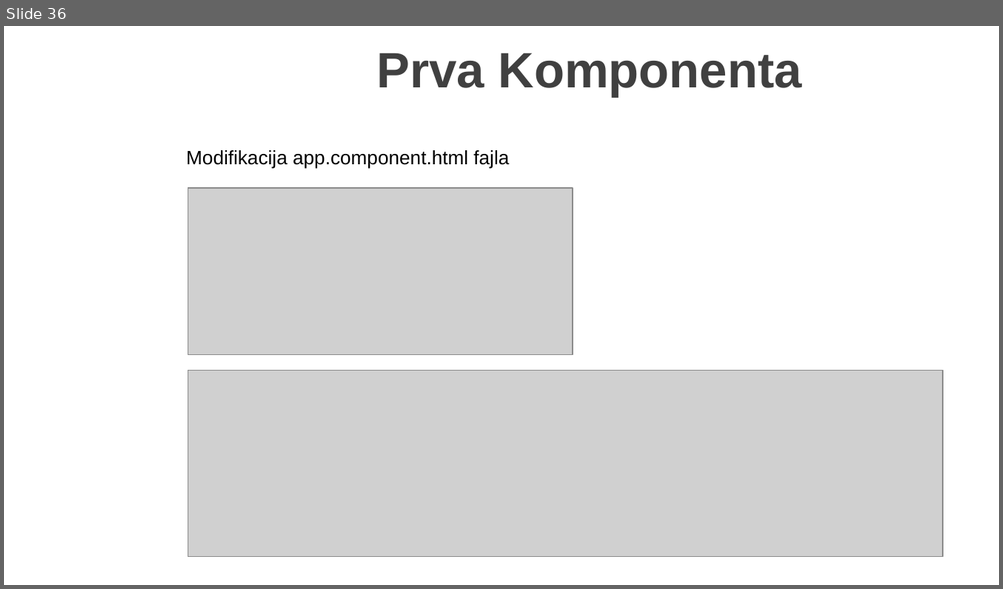
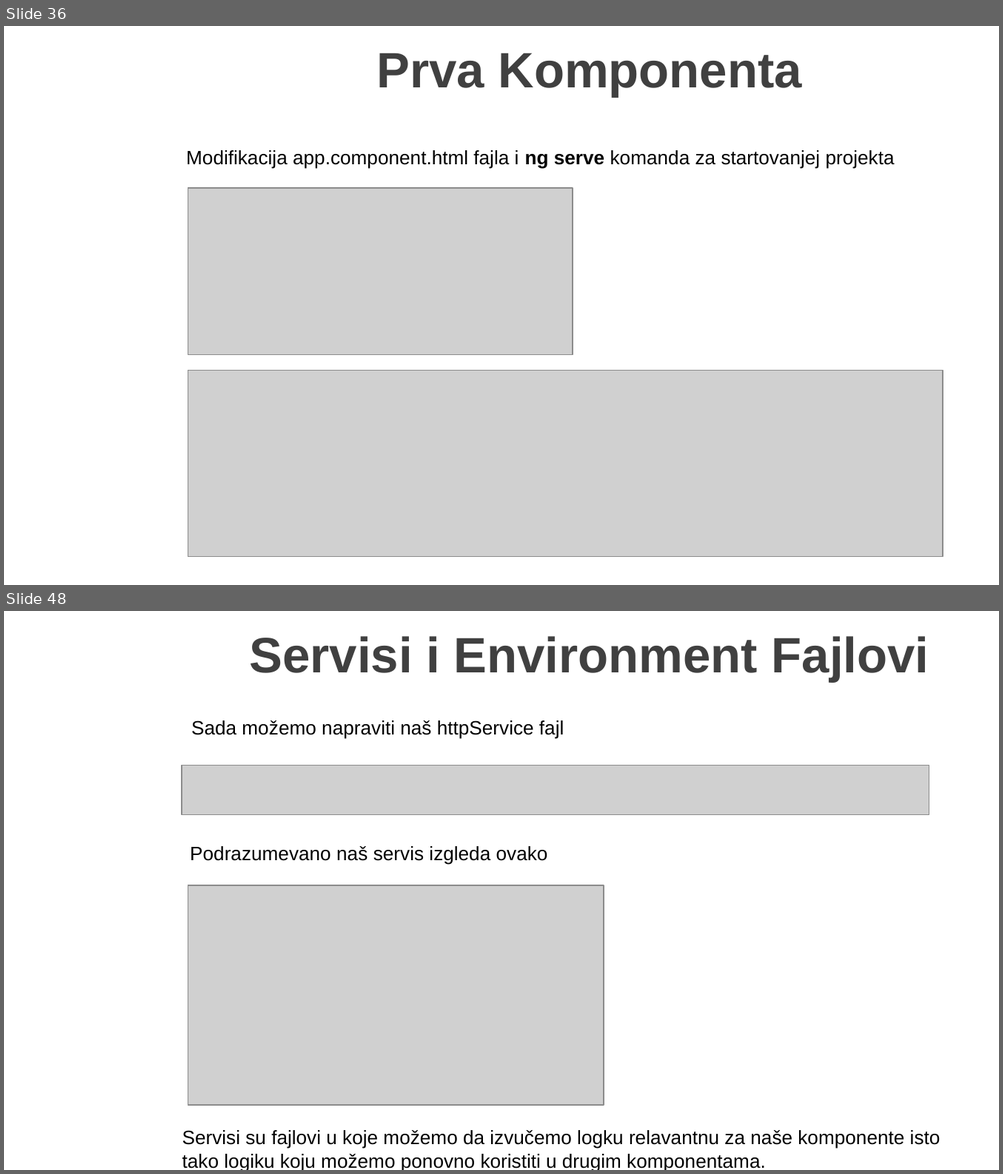
Before and after one commit to MarinkoSpasojevic/predavanje-netcore-angular, a slide deck: .NET Core i Angular Web Dev.pptx. Shown one above the other, each under a label of ours: slide 36 before the commit, slides 36 and 48 after it; the slides between them are not shown. The pictures are 1003x589 and 1003x1174 pixels, drawn with LibreOffice and Linux fonts; fonts in the diff are those of the drawing; grey boxes stand for pictures; background and template pictures are left out. Boxes give left, top, right and bottom in pixels: in the first picture for what was removed or moved away, otherwise in the second. Text is boxed around its words. In the diff, an @@ line names an element or a change of style, - is before the commit and + after.

Commit message:
Services and env files and http

```diff
--- a/.NET Core i Angular Web Dev.pptx
+++ b/.NET Core i Angular Web Dev.pptx
@@ slide 48 added at bbox=[4, 611, 999, 1170], background picture (left out) @@
@@ title added at bbox=[250, 636, 929, 682], 36 pt, text #404040, bold @@
+Servisi i Environment Fajlovi
@@ text added at bbox=[191, 721, 563, 739], 14 pt, text #000000 @@
+Sada možemo napraviti naš httpService fajl
@@ picture added at bbox=[182, 765, 929, 815] @@
@@ text added at bbox=[190, 846, 548, 865], 14 pt, text #000000 @@
+Podrazumevano naš servis izgleda ovako
@@ picture added at bbox=[188, 886, 603, 1105] @@
@@ text added at bbox=[182, 1130, 940, 1170], 14 pt, text #000000 @@
+Servisi su fajlovi u koje možemo da izvučemo logku relavantnu za naše komponente isto tako logiku koju možemo ponovno koristiti u drugim komponentama.
@@ slide 36 changed as well @@
@@ text at bbox=[186, 150, 894, 169]: text changed @@
-Modifikacija app.component.html fajla
+Modifikacija app.component.html fajla i ng serve komanda za startovanjej projekta
```
Also in this commit, not shown: 14 other slides added, 14 other files.
